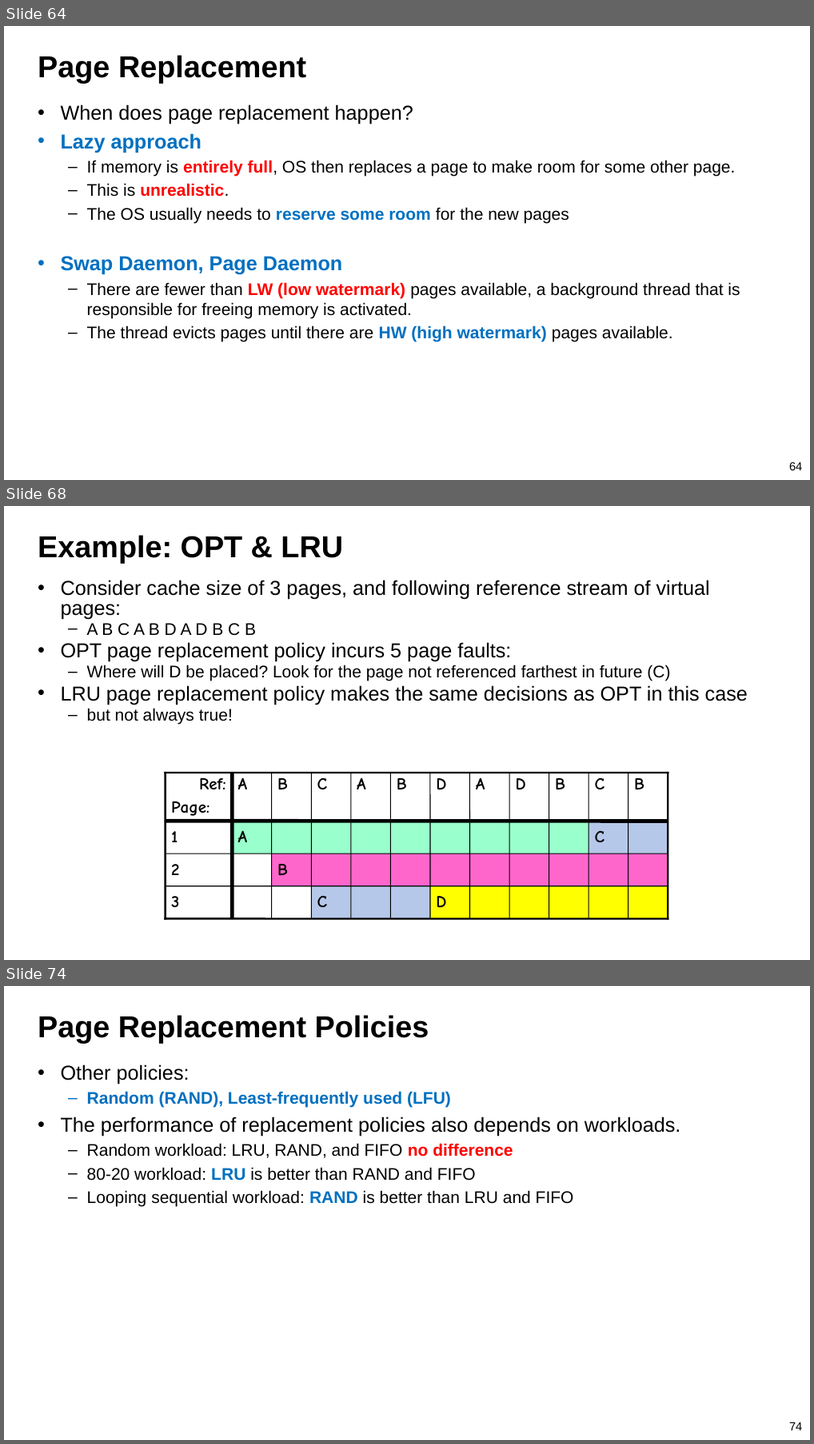
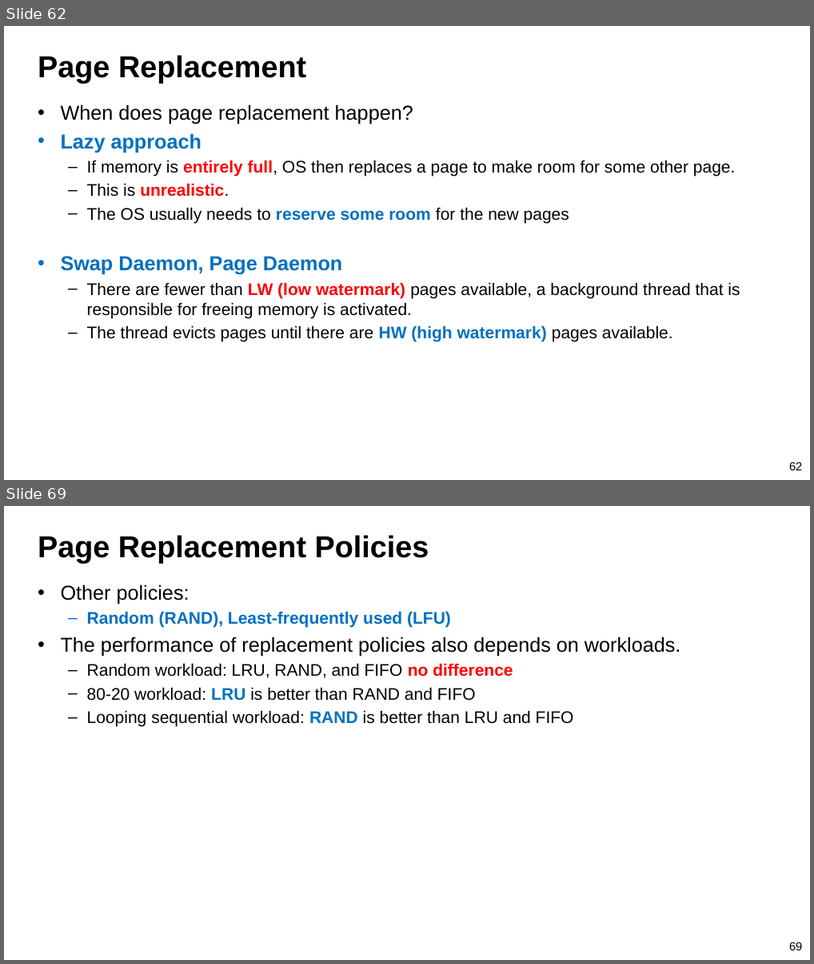
Before and after one commit to guhofstra/CSC256Fa25, a slide deck: PPTs/L8-Memory System II Paging.pptx. Shown one above the other, each under a label of ours: slides 64, 68 and 74 before the commit, slides 62 and 69 after it; the slides between them are not shown. The pictures are 814x1444 and 814x964 pixels, drawn with LibreOffice and Linux fonts; fonts in the diff are those of the drawing. Boxes give left, top, right and bottom in pixels: in the first picture for what was removed or moved away, otherwise in the second. Text is boxed around its words. In the diff, an @@ line names an element or a change of style, - is before the commit and + after.

```diff
--- a/PPTs/L8-Memory System II Paging.pptx
+++ b/PPTs/L8-Memory System II Paging.pptx
@@ slide 68 removed at (x1=4, y1=506, x2=810, y2=960), background #FFFFFF @@
@@ title removed at (x1=38, y1=535, x2=343, y2=563) @@
-Example: OPT & LRU
@@ text removed at (x1=61, y1=580, x2=748, y2=724) @@
-• Consider cache size of 3 pages, and following reference stream of virtual pages:
-  – A B C A B D A D B C B
-• OPT page replacement policy incurs 5 page faults:
-  – Where will D be placed? Look for the page not referenced farthest in future (C)
-• LRU page replacement policy makes the same decisions as OPT in this case
-  – but not always true!
@@ group removed at (x1=166, y1=772, x2=669, y2=919): 30 rectangles, 18 lines, 15 texts @@
-C
-D
-C
-B
-A
-B
-C
-B
-D
-A
-D
-B
-A
-C
-B
-A
-3
-2
-1
-Ref:
-Page:
@@ what was slide 64 is now slide 62 @@
@@ page number at (x1=790, y1=461, x2=802, y2=470): text changed @@
-64
+62
@@ what was slide 74 is now slide 69 @@
@@ page number at (x1=790, y1=941, x2=802, y2=950): text changed @@
-74
+69
```
Also in this commit, not shown: 11 slides changed, 4 other slides removed, 3 other files.
